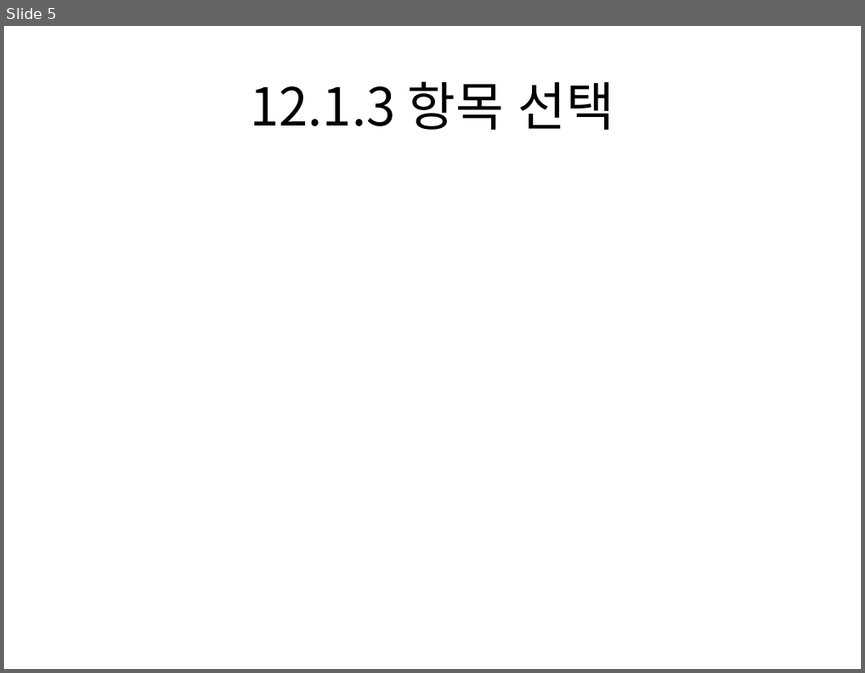
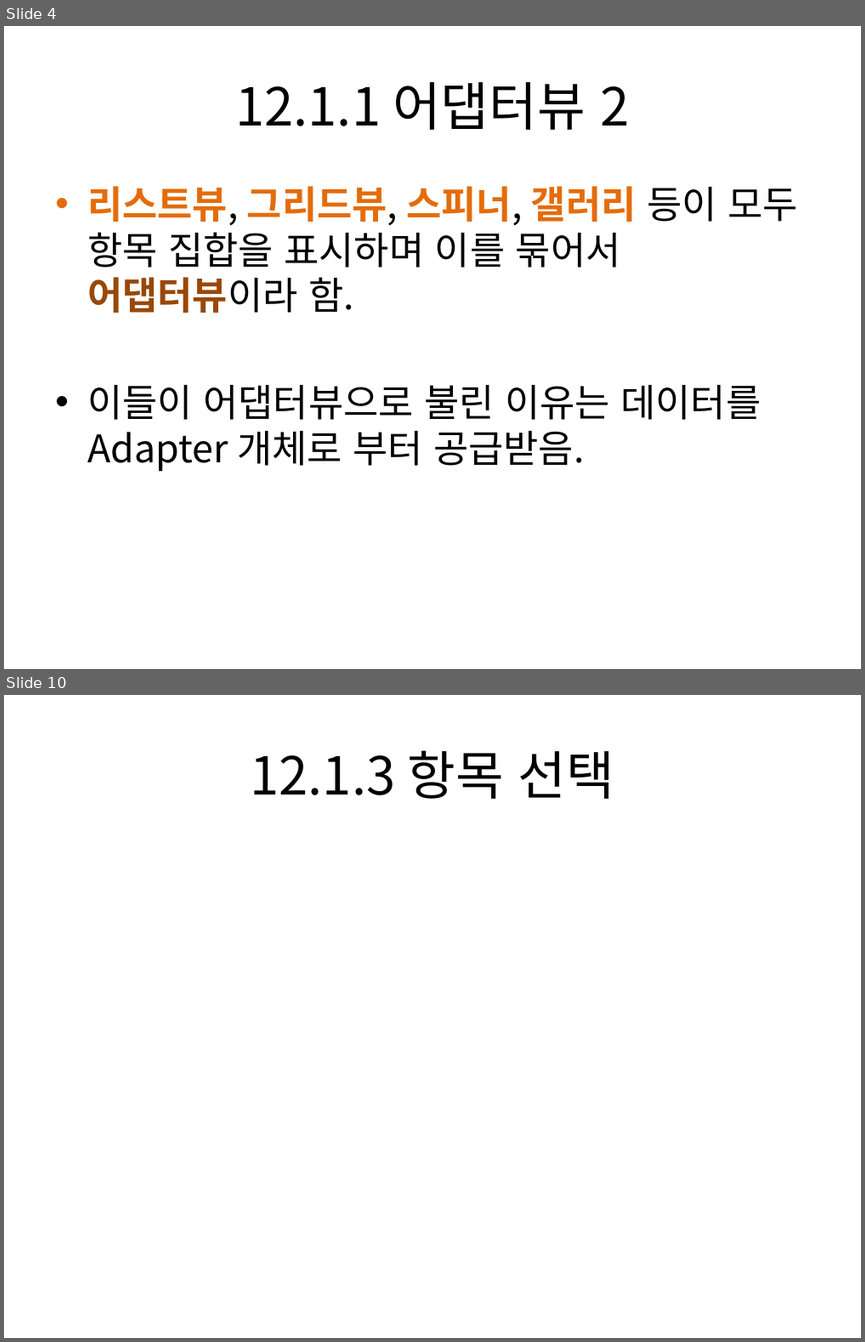
Before and after one commit to dummyFirst/NHK_Japanese, a slide deck: Android/안드로이드 프로그래밍 정복/Chapter12 어댑터뷰.pptx. Shown one above the other, each under a label of ours: slide 5 before the commit, slides 4 and 10 after it; the slides between them are not shown. The pictures are 865x673 and 865x1342 pixels, drawn with LibreOffice and Linux fonts; fonts in the diff are those of the drawing. Boxes give left, top, right and bottom in pixels: in the first picture for what was removed or moved away, otherwise in the second. Text is boxed around its words. In the diff, an @@ line names an element or a change of style, - is before the commit and + after.

Commit message:
Add 리스트뷰

```diff
--- a/Android/안드로이드 프로그래밍 정복/Chapter12 어댑터뷰.pptx
+++ b/Android/안드로이드 프로그래밍 정복/Chapter12 어댑터뷰.pptx
@@ slide 4 added at [4, 26, 861, 669], background #FFFFFF @@
@@ title added at [235, 82, 629, 130], 44 pt, text #000000 @@
+12.1.1 어댑터뷰 2
@@ text added at [87, 186, 797, 471], 32 pt, text #000000 @@
+• 리스트뷰, 그리드뷰, 스피너, 갤러리 등이 모두 항목 집합을 표시하며 이를 묶어서 어댑터뷰이라 함.
+• 이들이 어댑터뷰으로 불린 이유는 데이터를 Adapter 개체로 부터 공급받음.
@@ what was slide 5 is now slide 10 @@
```
Also in this commit, not shown: 5 slides changed, 4 other slides added.
